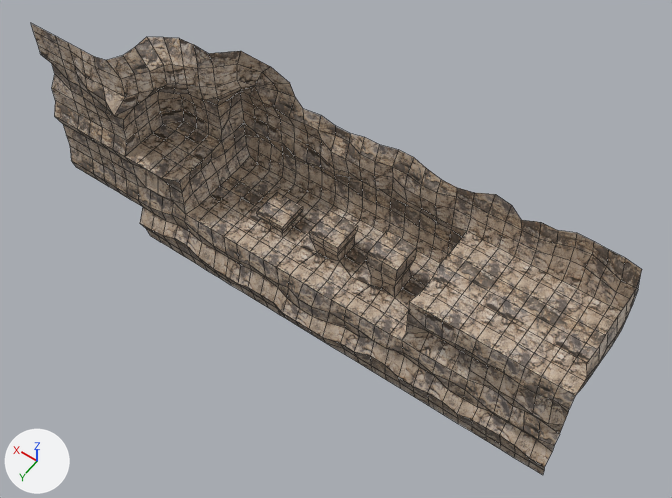
An edit to the FBX model Assets/models/maps/e1m1.fbx, drawn before and after from the same camera.
Rendered twice from a 50 mm lens placed at (-0.64, 0.555, 0.816), pointed at (-0.257, 0.019, -0.026). Lighting does not change. The marker at lower left points along +X, +Y and +Z. Mesh edges are drawn as thin lines. Objects named as collision shapes, trigger or cutter boxes, shadow casters or lower levels of detail are left out. Where no turn or scale is listed for an object, it has been applied to the vertices.

Before the edit, the objects in view are built like this:
```python
me_e1m1 = bpy.data.meshes.new('e1m1')
me_e1m1.from_pydata(...)  # 840 vertices, 789 faces; spans x -0.576..0.14, y -0.066..0.081, z -0.16..0.158
me_e1m1.materials.append(mat_material__rocks1_png)  # picture img_rocks1_png
ob_e1m1 = bpy.data.objects.new('e1m1', me_e1m1)
ob_e1m1.location = (0.0, 0.0, 0.0)
```
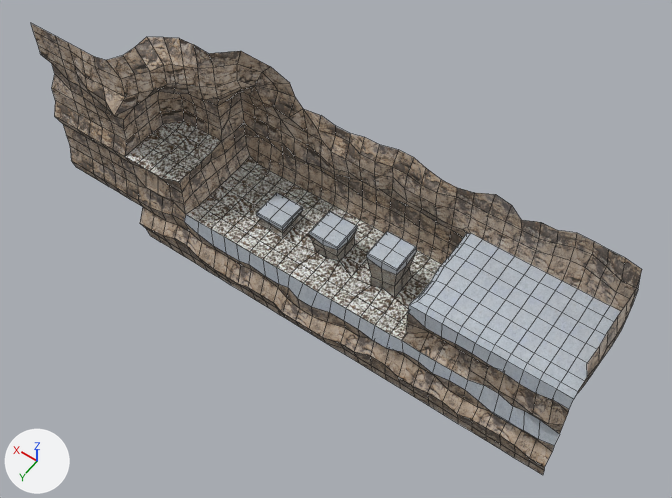
Location of each change, (x1, y1, x2, y2) in pixels of the pictures (672 x 498 px):
part 1 of me_e1m1, built on: (256, 98, 586, 409) in both
part 2 of me_e1m1, surface changed: before (310, 232, 415, 286); after (310, 230, 416, 286)
part 3 of me_e1m1, recoloured (beige to grey): (184, 215, 621, 445) in both
part 4 of me_e1m1, recoloured (beige to grey): (125, 121, 440, 340) in both
part 5 of me_e1m1, recoloured (brown to grey): (258, 214, 412, 298) in both

Diff of the bpy script that builds the scene:
```diff
--- a/Assets/models/maps/e1m1.fbx.py
+++ b/Assets/models/maps/e1m1.fbx.py
@@ img_snow0_png @@
+img_snow0_png = load_image('Snow0.png', '../../textures/surfaces/Snow0.png', 512, 512, 'sRGB')
@@ img_snowmud0_png @@
+img_snowmud0_png = load_image('SnowMud0.png', '../../textures/surfaces/SnowMud0.png', 512, 512, 'sRGB')
@@ img_cliff1_png @@
+img_cliff1_png = load_image('cliff1.png', '../../textures/surfaces/cliff1.png', 512, 512, 'sRGB')
@@ mat_material__snow0_png @@
+mat_material__snow0_png = principled_material('Material__Snow0_png')
+mat_material__snow0_png.texture = img_snow0_png
@@ mat_material__snowmud0_png @@
+mat_material__snowmud0_png = principled_material('Material__SnowMud0_png')
+mat_material__snowmud0_png.texture = img_snowmud0_png
@@ mat_material__cliff1_png @@
+mat_material__cliff1_png = principled_material('Material__cliff1_png')
+mat_material__cliff1_png.texture = img_cliff1_png
@@ me_e1m1 @@
 # used by ob_e1m1; location = (0.0, 0.0, 0.0)
-me_e1m1.from_pydata(...)  # 840 vertices, 789 faces; spans x -0.576..0.14, y -0.066..0.081, z -0.16..0.158
+me_e1m1.from_pydata(...)  # 882 vertices, 832 faces; spans x -0.576..0.14, y -0.066..0.081, z -0.16..0.158
+# me_e1m1 part 1
+# 43 vertices are removed from x -0.57..-0.14, y -0.06..0.06, z -0.04..0.06
+# 78 faces are deleted
+# 4 vertices in x -0.34..-0.3, y -0.02..0.02, z -0.02 move by (0.0, 0.0, 0.012)
+# 4 vertices in x -0.34..-0.3, y -0.02..0.02, z -0.02 move by (0.0, 0.0, 0.007)
+# 4 vertices in x -0.26..-0.22, y -0.02..0.02, z -0.03 move by (0.0, 0.0, 0.005)
+# 39 vertices are added at x -0.571..-0.179, y -0.057..0.061, z -0.04..0.025
+# 10 new vertices lie (0.0, 0.015, 0.0) away from vertices in x -0.57..-0.4, y 0.04, z 0.02
+# 8 new vertices lie (0.0, 0.0, 0.006) away from vertices in x -0.18..-0.14, y -0.02..0.02, z -0.047
+# 6 new vertices lie (0.0, 0.006, -0.005) away from vertices in x -0.57..-0.44, y 0.055, z 0.02
+# 6 new vertices lie (0.0, 0.019, 0.0) away from vertices in x -0.339..-0.16, y 0.0, z -0.04..0.0
+# 7 new vertices lie (0.019, 0.0, 0.0) away from vertices in x -0.515..-0.16, y 0.0..0.061, z -0.04..0.015
+# 9 new vertices lie (0.0, -0.019, 0.0) away from vertices in x -0.339..-0.141, y 0.0, z -0.04..0.0
+# 108 new faces join them, mat_material__snow0_png (picture img_snow0_png)
+# 13 new faces join them, mat_material__rocks1_png (picture img_rocks1_png)
+# me_e1m1 part 2: 16 kept faces spanning x -0.34..-0.22, y -0.02..0.02, z -0.045..-0.008 get new texture (UV) coordinates
+# me_e1m1 part 3: 71 faces spanning x -0.57..-0.057, y -0.056..0.066, z -0.088..0.02 switch from mat_material__rocks1_png (picture img_rocks1_png) to mat_material__snow0_png (picture img_snow0_png)
+# me_e1m1 part 4: 100 faces spanning x -0.38..0.02, y -0.06..0.068, z -0.06..0.003 switch from mat_material__rocks1_png (picture img_rocks1_png) to mat_material__snowmud0_png (picture img_snowmud0_png)
+# me_e1m1 part 5: 48 faces spanning x -0.34..-0.14, y -0.02..0.02, z -0.06..-0.008 switch from mat_material__rocks1_png (picture img_rocks1_png) to mat_material__cliff1_png (picture img_cliff1_png)
```
